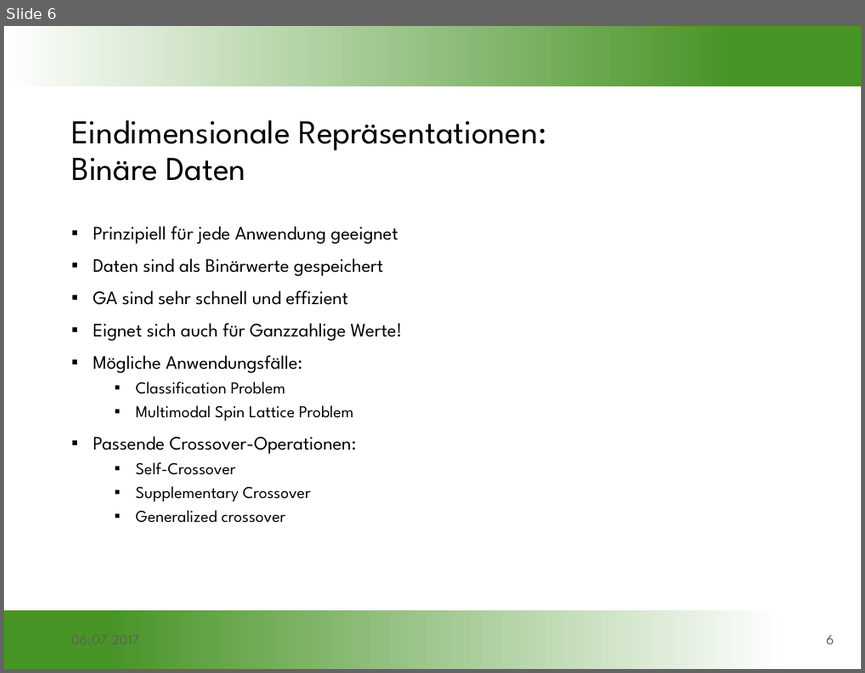
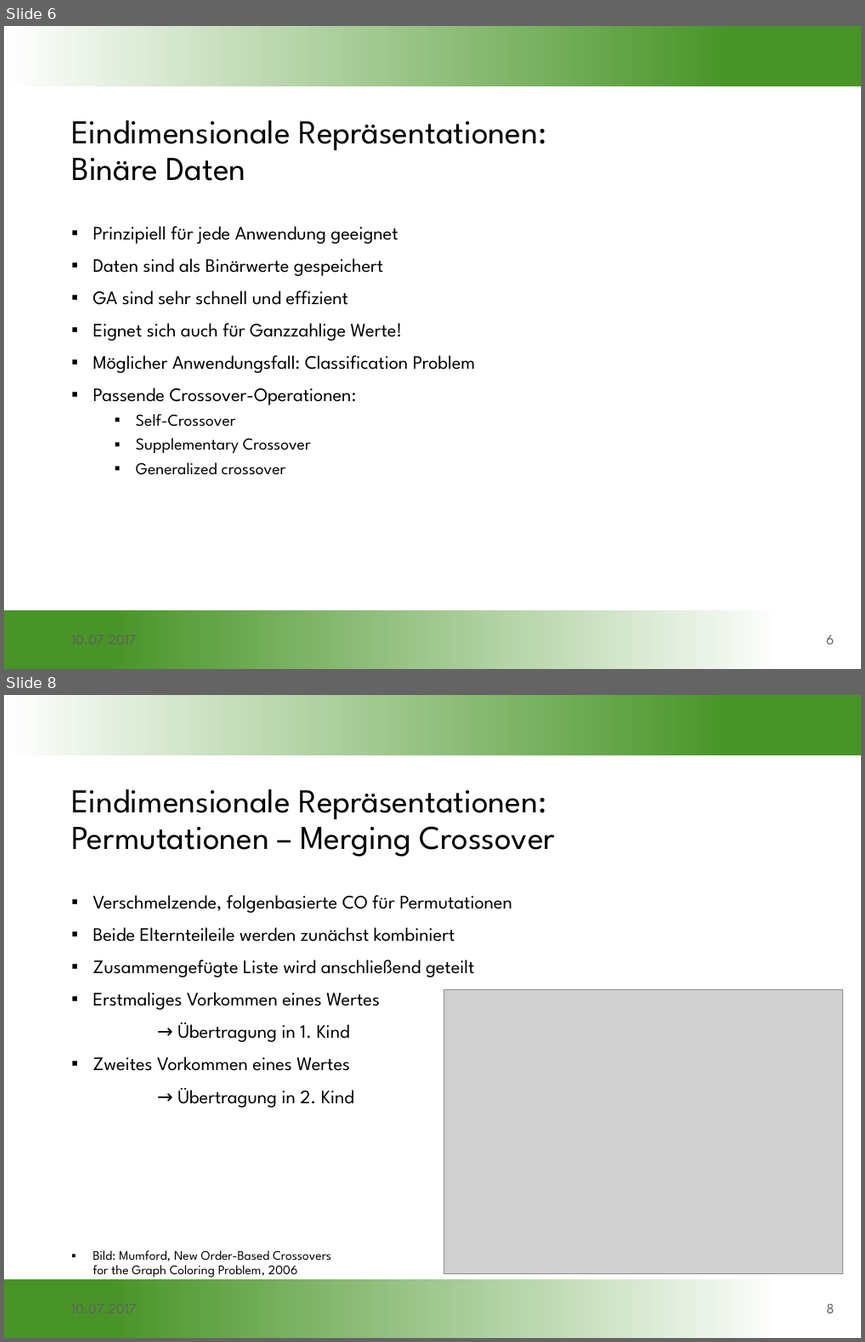
Before and after one commit to gobo7793/OC-Seminar, a slide deck: Vortragsfolien.pptx. Shown one above the other, each under a label of ours: slide 6 before the commit, slides 6 and 8 after it; the slides between them are not shown. The pictures are 865x673 and 865x1342 pixels, drawn with LibreOffice and Linux fonts; fonts in the diff are those of the drawing; grey boxes stand for pictures; background and template pictures are left out. Boxes give left, top, right and bottom in pixels: in the first picture for what was removed or moved away, otherwise in the second. Text is boxed around its words. In the diff, an @@ line names an element or a change of style, - is before the commit and + after.

```diff
--- a/Vortragsfolien.pptx
+++ b/Vortragsfolien.pptx
@@ slide 8 added at (4, 695, 861, 1338), background #FFFFFF; not listed: 2 template elements that a slide beside it also shows @@
@@ title added at (71, 789, 555, 857), 28 pt, text #000000 @@
+Eindimensionale Repräsentationen:
+Permutationen – Merging Crossover
@@ text added at (93, 895, 512, 1277), 16 pt, text #000000 @@
+▪ Verschmelzende, folgenbasierte CO für Permutationen
+▪ Beide Elternteileile werden zunächst kombiniert
+▪ Zusammengefügte Liste wird anschließend geteilt
+▪ Erstmaliges Vorkommen eines Wertes
+→ Übertragung in 1. Kind
+▪ Zweites Vorkommen eines Wertes
+→ Übertragung in 2. Kind
+▪ Bild: Mumford, New Order-Based Crossovers
+  for the Graph Coloring Problem, 2006
@@ picture added at (443, 990, 843, 1274) @@
@@ text added at (64, 1291, 256, 1325), 12 pt, text #5F5F5F @@
+10.07.2017
@@ page number added at (826, 1304, 834, 1313), 12 pt, text #5F5F5F @@
+8
@@ slide 6 changed as well @@
@@ text at (93, 355, 475, 373): text changed; size 14 to 16 pt @@
-▪ Mögliche Anwendungsfälle:
-  ▪ Classification Problem
-  ▪ Multimodal Spin Lattice Problem
+▪ Möglicher Anwendungsfall: Classification Problem
@@ text at (64, 622, 256, 656): text changed @@
-06.07.2017
+10.07.2017
```
Also in this commit, not shown: 13 other slides changed, 1 other slide added, 1 slide removed.
